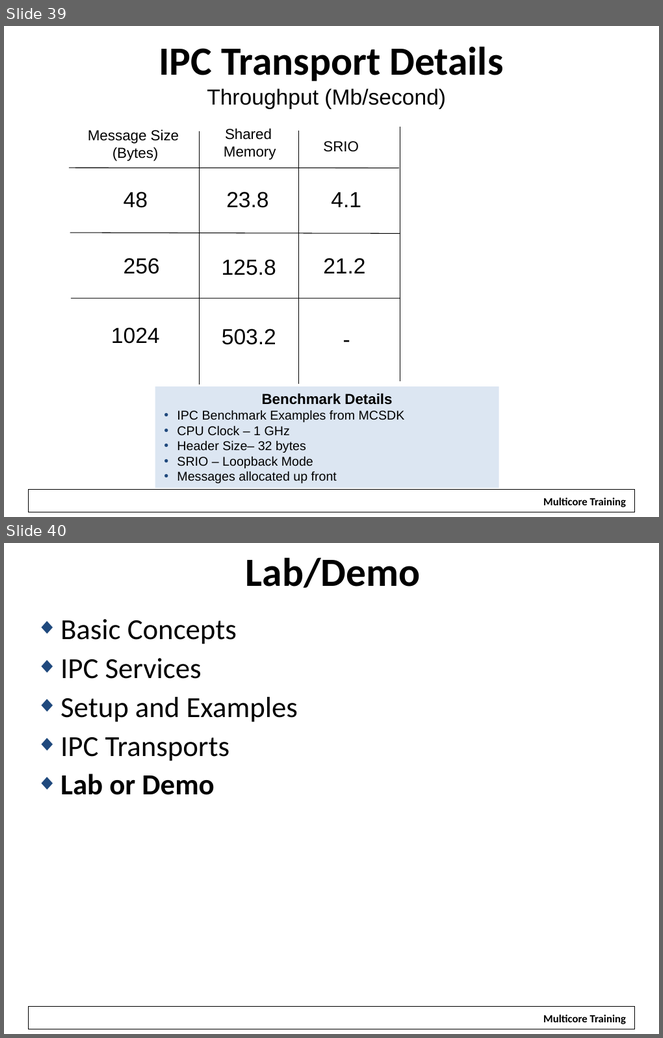
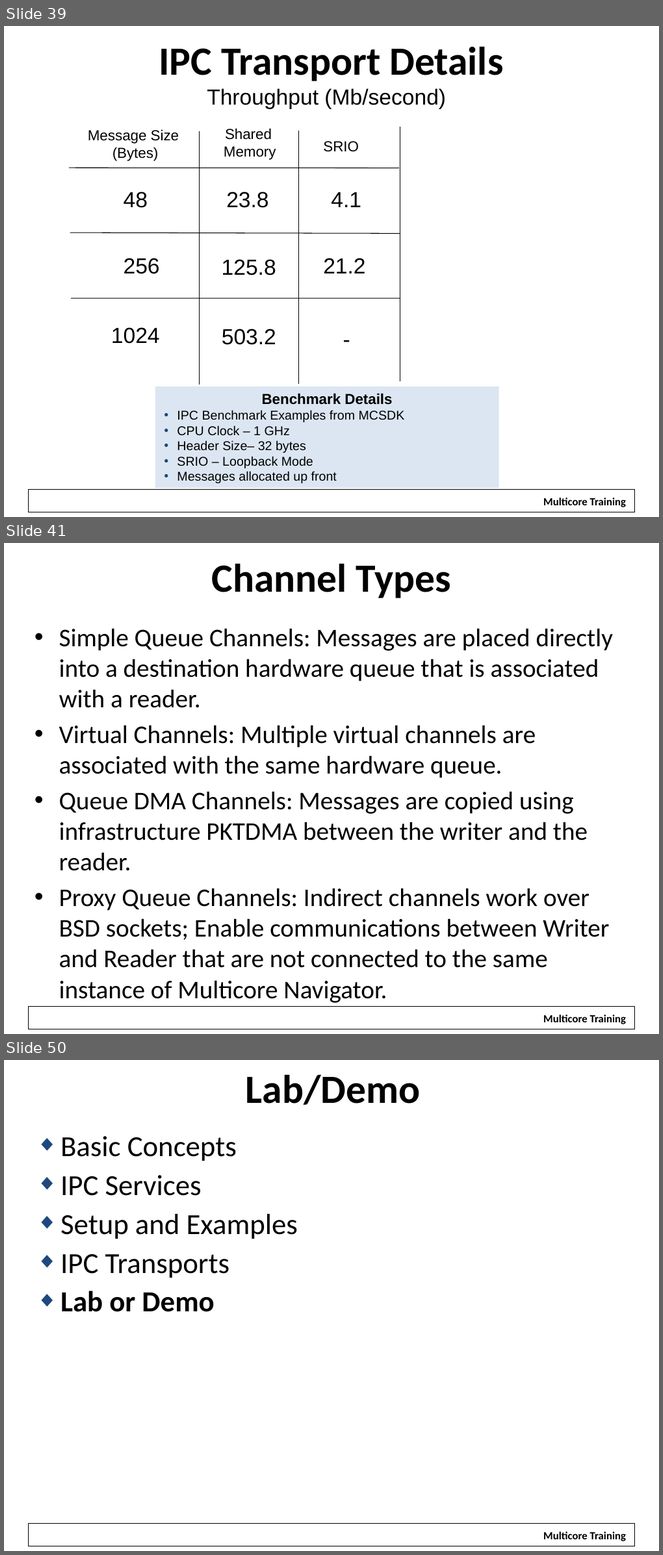
Before and after one commit to hari1989/keystone-workshop, a slide deck: preliminary/Working/presentations/KeyStoneII_ IPC.pptx. Shown one above the other, each under a label of ours: slides 39 and 40 before the commit, slides 39, 41 and 50 after it; the slides between them are not shown. The pictures are 663x1038 and 663x1555 pixels, drawn with LibreOffice and Linux fonts; fonts in the diff are those of the drawing; background and template pictures are left out. Boxes give left, top, right and bottom in pixels: in the first picture for what was removed or moved away, otherwise in the second. Text is boxed around its words. In the diff, an @@ line names an element or a change of style, - is before the commit and + after.

```diff
--- a/preliminary/Working/presentations/KeyStoneII_ IPC.pptx
+++ b/preliminary/Working/presentations/KeyStoneII_ IPC.pptx
@@ slide 41 added at (4,543,659,1034), background #FFFFFF; not listed: 2 template elements that a slide beside it also shows @@
@@ title added at (212,563,451,598), 44 pt, text #000000, bold @@
+Channel Types
@@ text added at (59,628,613,1003), 28 pt, text #000000 @@
+• Simple Queue Channels: Messages are placed directly into a destination hardware queue that is associated with a reader.
+• Virtual Channels: Multiple virtual channels are associated with the same hardware queue.
+• Queue DMA Channels: Messages are copied using infrastructure PKTDMA between the writer and the reader.
+• Proxy Queue Channels: Indirect channels work over BSD sockets; Enable communications between Writer and Reader that are not connected to the same instance of Multicore Navigator.
@@ what was slide 40 is now slide 50 @@
```
Also in this commit, not shown: 9 other slides added.
